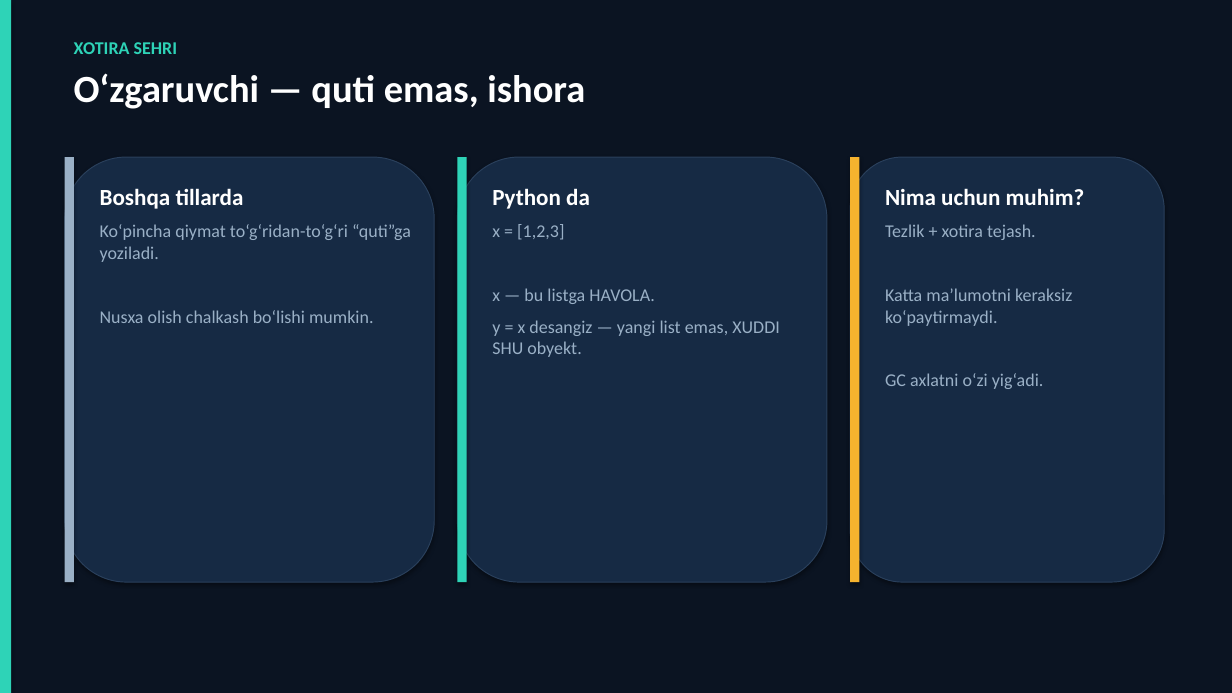
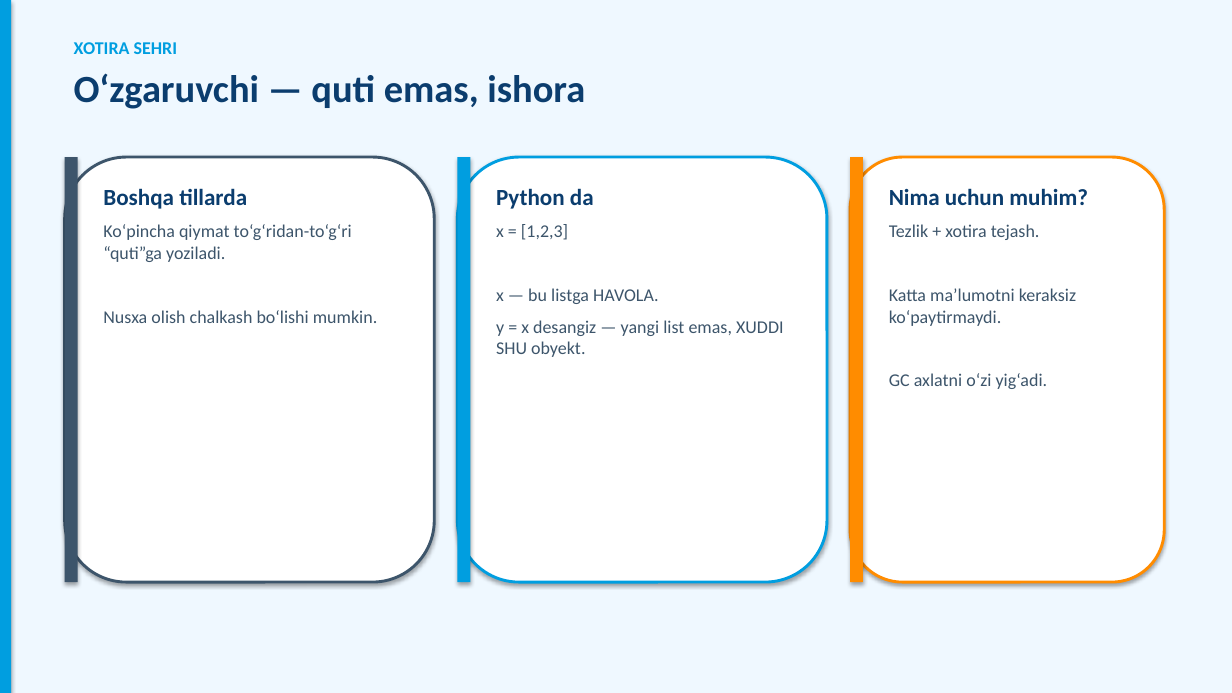
Before and after one commit to DilshodZokirov/bgalaxy-app, a slide deck: slide 6 of python-prezentatsiya/Python-Django-Vaaav.pptx. Drawn at 1232x693 pixels with LibreOffice and Linux fonts; fonts in the diff are those of the drawing. Boxes give left, top, right and bottom in pixels: in the first picture for what was removed or moved away, otherwise in the second. Text is boxed around its words. In the diff, an @@ line names an element or a change of style, - is before the commit and + after.

```diff
--- a/python-prezentatsiya/Python-Django-Vaaav.pptx
+++ b/python-prezentatsiya/Python-Django-Vaaav.pptx
@@ rectangle at [0, 0, 1232, 693]: fill #0B1422 to #EFF8FF @@
@@ rectangle at [0, 0, 11, 693]: fill #2ED3B7 to #009EE0 @@
@@ text "XOTIRA SEHRI" at [74, 42, 585, 109]: text colour #2ED3B7 to #009EE0 in "XOTIRA SEHRI"; text colour #FFFFFF to #0B3D6E in "O‘zgaruvchi — quti emas, ishora" @@
@@ rounded rectangle at [65, 157, 434, 582]: fill #162A44 to #FFFFFF; outline #2A405C 0.75 pt to #3D556B 2.25 pt @@
@@ rectangle: place and size @@
-rectangle at [65, 157, 74, 582]
+rectangle at [65, 157, 78, 582]
@@ rectangle at [65, 157, 78, 582]: fill #9AB0C6 to #3D556B @@
@@ text "Boshqa tillarda" at [103, 188, 377, 323]: text colour #FFFFFF to #0B3D6E in "Boshqa tillarda"; text colour #9AB0C6 to #3D556B in "Ko‘pincha qiymat to‘g‘ridan-to‘g‘ri “quti”ga yoziladi. Nusxa ..." @@
@@ rectangle at [457, 157, 470, 582]: fill #2ED3B7 to #009EE0 @@
@@ rounded rectangle at [457, 157, 827, 582]: fill #162A44 to #FFFFFF; outline #2A405C 0.75 pt to #009EE0 2.25 pt @@
@@ text "Python da" at [496, 188, 784, 357]: text colour #FFFFFF to #0B3D6E in "Python da"; text colour #9AB0C6 to #3D556B in "x = [1,2,3] x — bu listga ..." @@
@@ rounded rectangle at [850, 157, 1165, 582]: fill #162A44 to #FFFFFF; outline #2A405C 0.75 pt to #FF8C00 2.25 pt @@
@@ rectangle at [850, 157, 863, 582]: fill #F5B32E to #FF8C00 @@
@@ text "Nima uchun muhim?" at [889, 188, 1088, 389]: text colour #FFFFFF to #0B3D6E in "Nima uchun muhim?"; text colour #9AB0C6 to #3D556B in "Tezlik + xotira tejash. Katta ma’lumotni keraksiz ..." @@
```
Also in this commit, not shown: 15 other slides changed, 1 other file.
